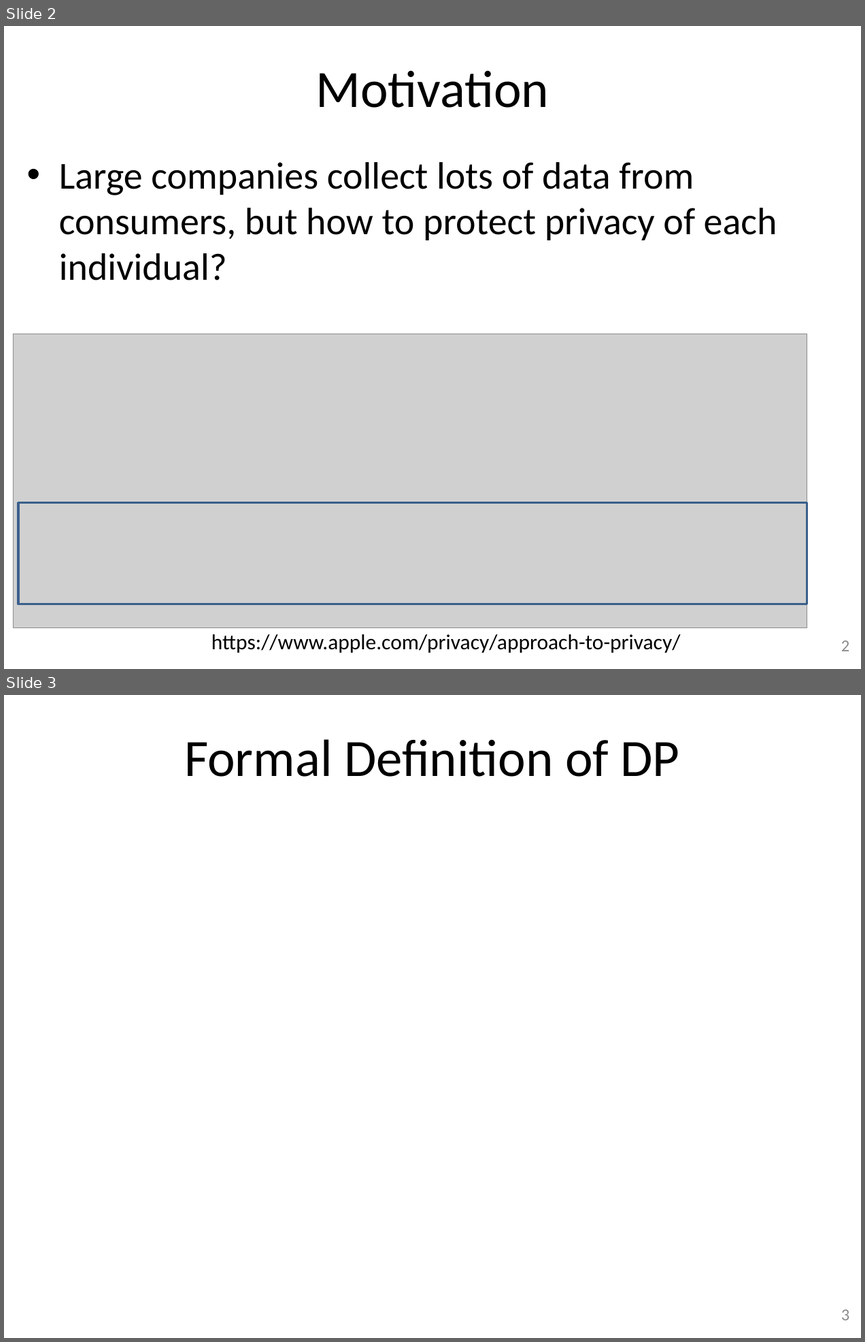
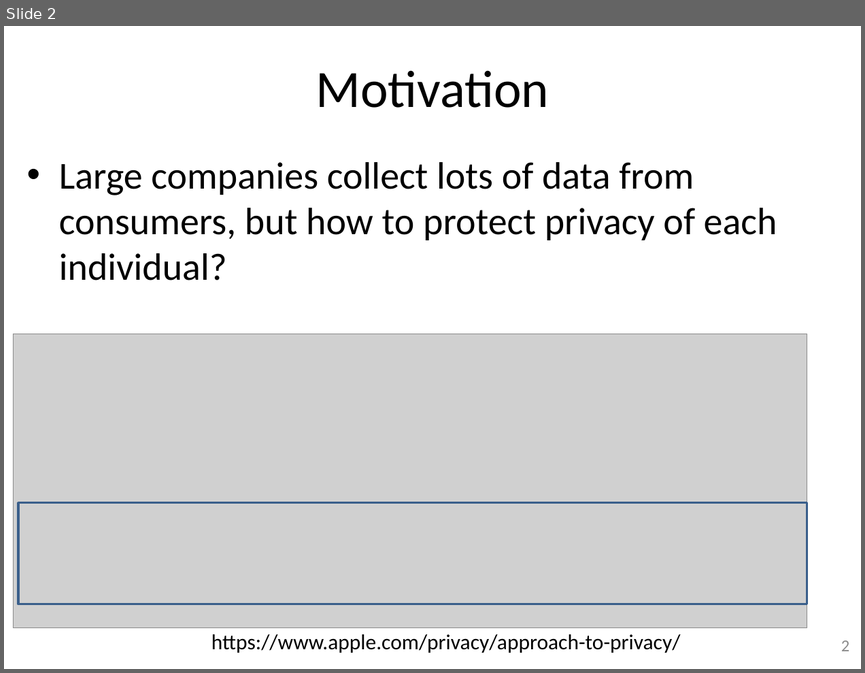
Before and after one commit to gulaoshi/gu.github.io, a slide deck: AdvOS/PPT+papers/Gu-DiffPriv.pptx. Shown one above the other, each under a label of ours: slides 2 and 3 before the commit, slide 2 after it. The pictures are 865x1342 and 865x673 pixels, drawn with LibreOffice and Linux fonts; fonts in the diff are those of the drawing; grey boxes stand for pictures. Boxes give left, top, right and bottom in pixels: in the first picture for what was removed or moved away, otherwise in the second. Text is boxed around its words. In the diff, an @@ line names an element or a change of style, - is before the commit and + after.

```diff
--- a/AdvOS/PPT+papers/Gu-DiffPriv.pptx
+++ b/AdvOS/PPT+papers/Gu-DiffPriv.pptx
@@ slide 3 removed at <box>4,695,861,1338</box>, background #FFFFFF; not listed: 1 template element that a slide beside it also shows @@
@@ title removed at <box>184,739,680,777</box> @@
-Formal Definition of DP
```
Also in this commit, not shown: 6 slides changed, 7 slides added.
